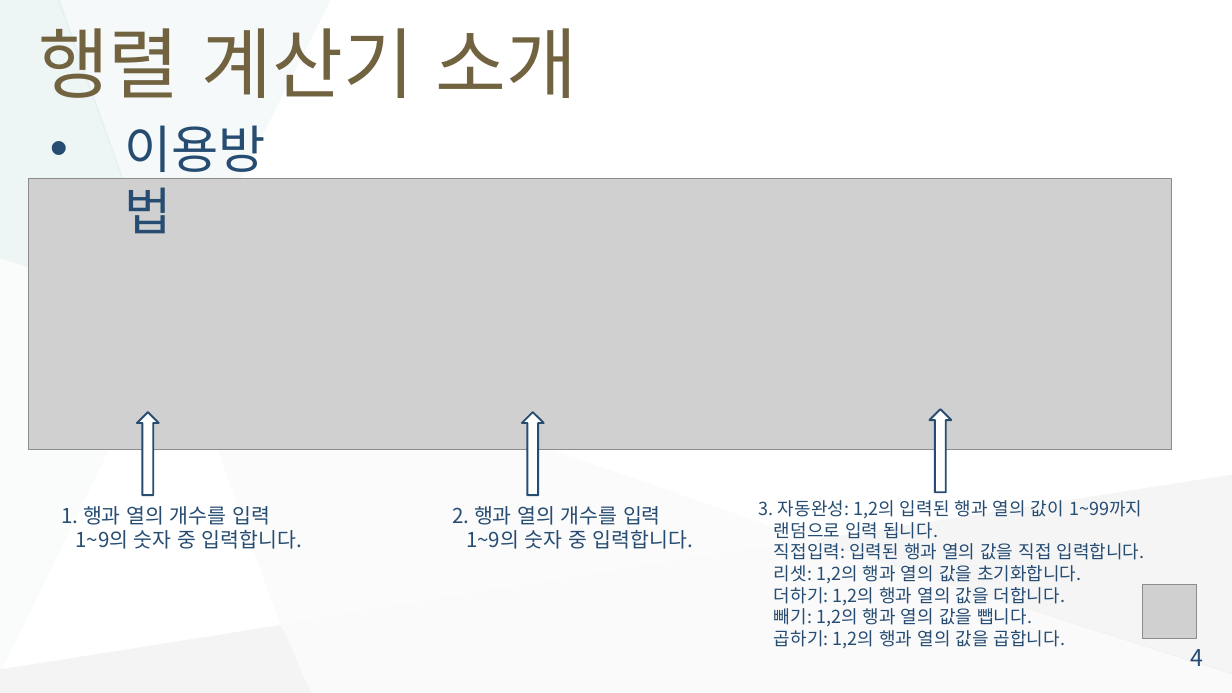
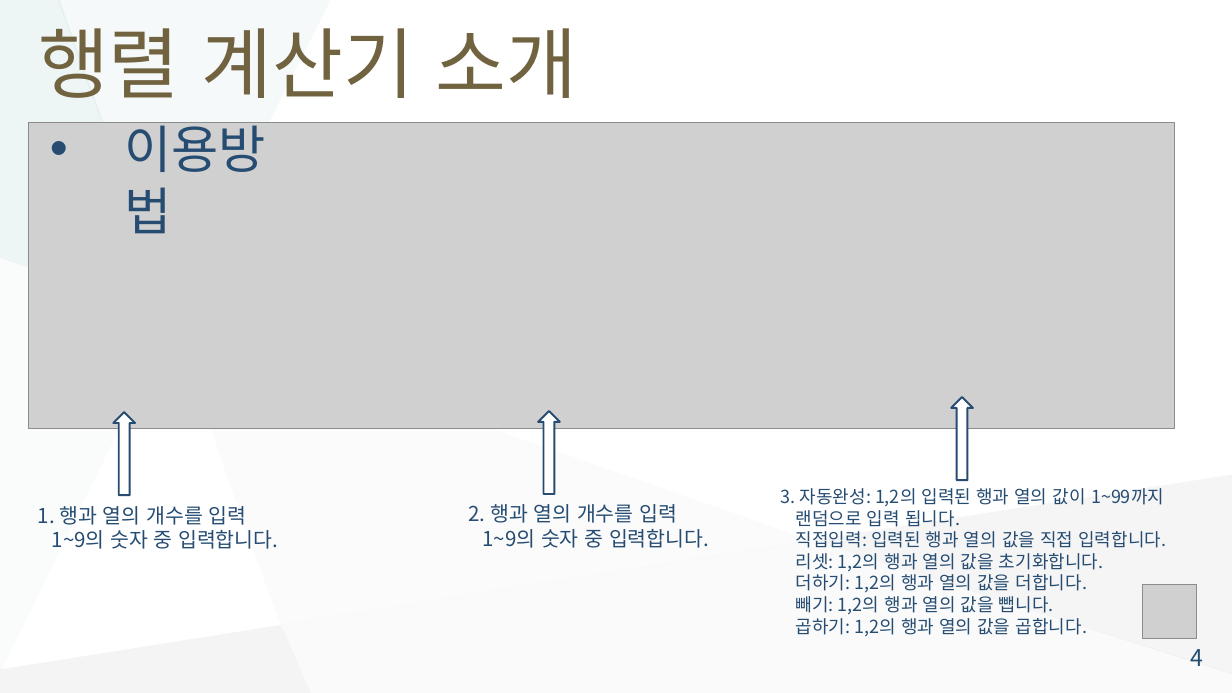
Before and after one commit to hamjoong/portfolio, a slide deck: slide 5 of matrixcalculator/public/pdf/matrixcalculator.pptx. Drawn at 1232x693 pixels with LibreOffice and Linux fonts; fonts in the diff are those of the drawing; grey boxes stand for pictures. Boxes give left, top, right and bottom in pixels: in the first picture for what was removed or moved away, otherwise in the second. Text is boxed around its words. In the diff, an @@ line names an element or a change of style, - is before the commit and + after.

```diff
--- a/matrixcalculator/public/pdf/matrixcalculator.pptx
+++ b/matrixcalculator/public/pdf/matrixcalculator.pptx
@@ picture: place and size @@
-picture at bbox=[29, 178, 1171, 449]
+picture at bbox=[29, 123, 1175, 429]
@@ up arrow: place and size @@
-up arrow at bbox=[137, 412, 158, 495]
+up arrow at bbox=[114, 412, 135, 495]
@@ up arrow: place and size @@
-up arrow at bbox=[522, 412, 543, 495]
+up arrow at bbox=[538, 411, 559, 494]
@@ up arrow: place and size @@
-up arrow at bbox=[930, 409, 951, 493]
+up arrow at bbox=[951, 397, 972, 481]
@@ text "1. 행과 열의 개수를 입력": place and size @@
-text "1. 행과 열의 개수를 입력" at bbox=[62, 506, 302, 549]
+text "1. 행과 열의 개수를 입력" at bbox=[38, 506, 278, 549]
@@ text "2. 행과 열의 개수를 입력": place and size @@
-text "2. 행과 열의 개수를 입력" at bbox=[452, 506, 693, 549]
+text "2. 행과 열의 개수를 입력" at bbox=[469, 504, 709, 548]
@@ text "3. 자동완성: 1,2의 입력된 행과 ...": place and size @@
-text "3. 자동완성: 1,2의 입력된 행과 ..." at bbox=[759, 500, 1145, 648]
+text "3. 자동완성: 1,2의 입력된 행과 ..." at bbox=[781, 488, 1166, 636]
```
Also in this commit, not shown: 2 other slides changed, 7 other files.
